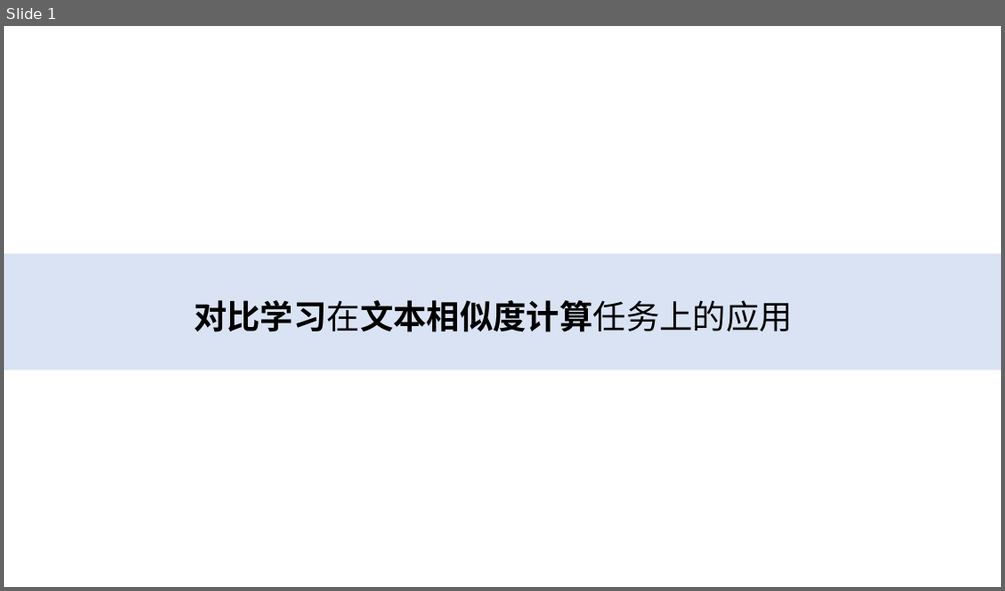
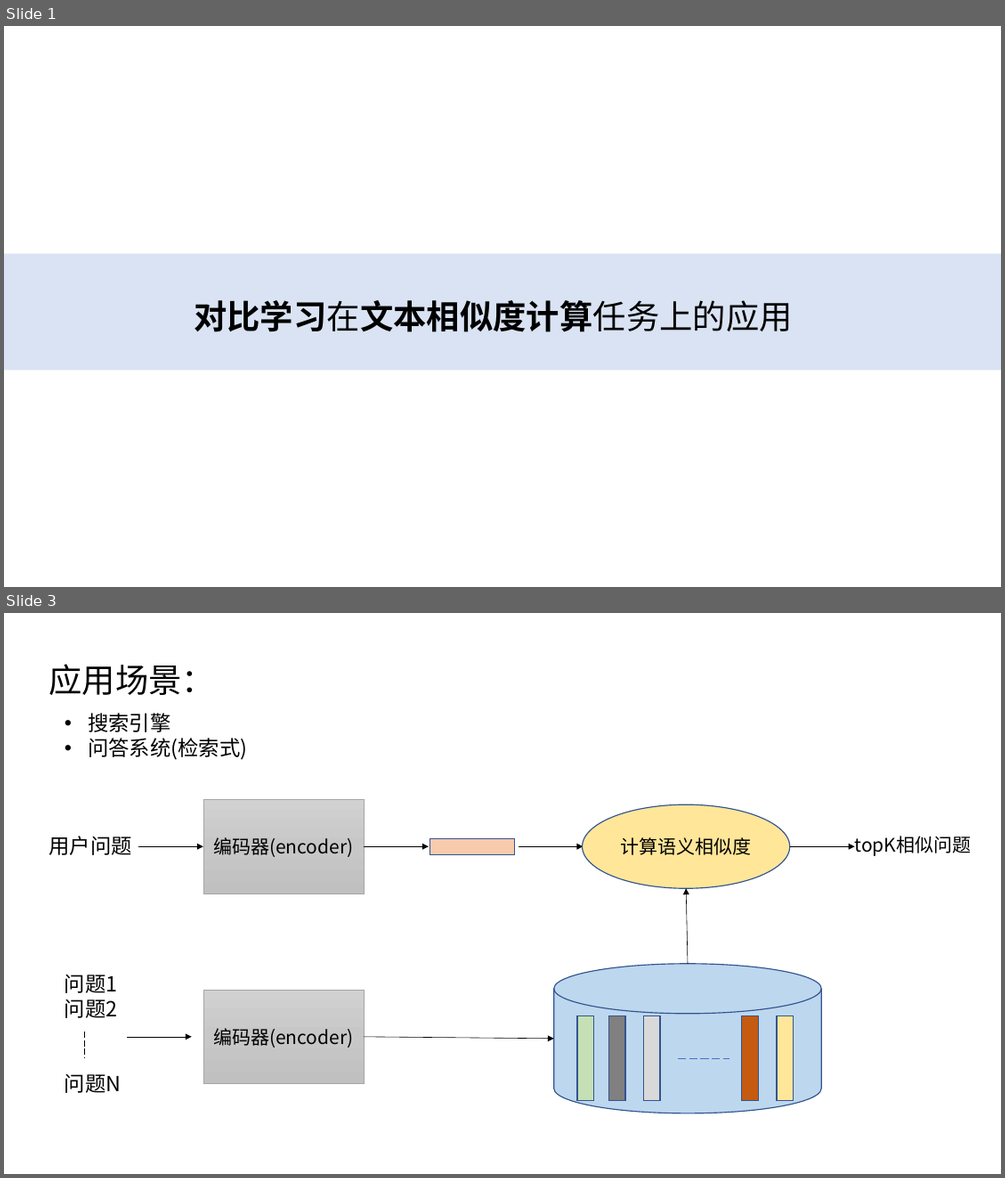
Before and after one commit to xianghuisun/ContrativeLearningInNLP, a slide deck: GroupMeeting.pptx. Shown one above the other, each under a label of ours: slide 1 before the commit, slides 1 and 3 after it; the slides between them are not shown. The pictures are 1005x591 and 1005x1178 pixels, drawn with LibreOffice and Linux fonts; fonts in the diff are those of the drawing; background and template pictures are left out. Boxes give left, top, right and bottom in pixels: in the first picture for what was removed or moved away, otherwise in the second. Text is boxed around its words. In the diff, an @@ line names an element or a change of style, - is before the commit and + after.

```diff
--- a/GroupMeeting.pptx
+++ b/GroupMeeting.pptx
@@ slide 3 added at (4, 613, 1001, 1174), background #FFFFFF @@
@@ text added at (49, 664, 216, 695), 32 pt, text #000000 @@
+应用场景：
@@ text added at (88, 713, 247, 760), 20 pt, text #000000 @@
+• 搜索引擎
+• 问答系统(检索式)
@@ rectangle added at (203, 799, 364, 893), fill gradient #D2D2D2 to #C8C8C8 to #C0C0C0, outline #A5A5A5 0.5 pt, 18 pt, text #000000 @@
+编码器(encoder)
@@ ellipse added at (582, 804, 790, 888), fill #FFE699, outline #325491 1 pt, 18 pt, text #000000 @@
+计算语义相似度
@@ text added at (49, 835, 132, 855), 20 pt, text #000000 @@
+用户问题
@@ arrow added from (138, 846) to (203, 846), #000000 0.5 pt @@
@@ arrow added from (364, 846) to (429, 846), #000000 0.5 pt @@
@@ rectangle added at (430, 839, 515, 855), fill #F8CBAD, outline #325491 1 pt @@
@@ arrow added from (518, 846) to (582, 846), #000000 0.5 pt @@
@@ arrow added from (790, 846) to (855, 846), #000000 0.5 pt @@
@@ text added at (854, 835, 971, 856), 18 pt, text #000000 @@
+topK相似问题
@@ arrow added from (688, 964) to (686, 888), #000000 0.5 pt @@
@@ text added at (65, 974, 121, 1093), 20 pt, text #000000 @@
+问题1
+问题2
+问题N
@@ cylinder added at (554, 964, 821, 1113), fill #BDD7EE, outline #325491 1 pt @@
@@ rectangle added at (203, 989, 364, 1084), fill gradient #D2D2D2 to #C8C8C8 to #C0C0C0, outline #A5A5A5 0.5 pt, 18 pt, text #000000 @@
+编码器(encoder)
@@ line added from (85, 1032) to (85, 1058), #000000 0.75 pt dashed @@
@@ arrow added from (127, 1037) to (192, 1037), #000000 0.5 pt @@
@@ arrow added from (364, 1037) to (554, 1038), #000000 0.5 pt @@
@@ rectangle added at (577, 1015, 594, 1100), fill #C5E0B4, outline #325491 1 pt @@
@@ rectangle added at (608, 1015, 625, 1100), fill #808080, outline #325491 1 pt @@
@@ rectangle added at (644, 1015, 660, 1100), fill #D9D9D9, outline #325491 1 pt @@
@@ rectangle added at (742, 1015, 758, 1100), fill #C55A11, outline #325491 1 pt @@
@@ rectangle added at (777, 1015, 793, 1100), fill #FFE699, outline #325491 1 pt @@
@@ line added from (678, 1059) to (729, 1059), #4472C4 1 pt dashed @@
```
Also in this commit, not shown: 1 slide changed, 14 other slides added, 8 other files.
